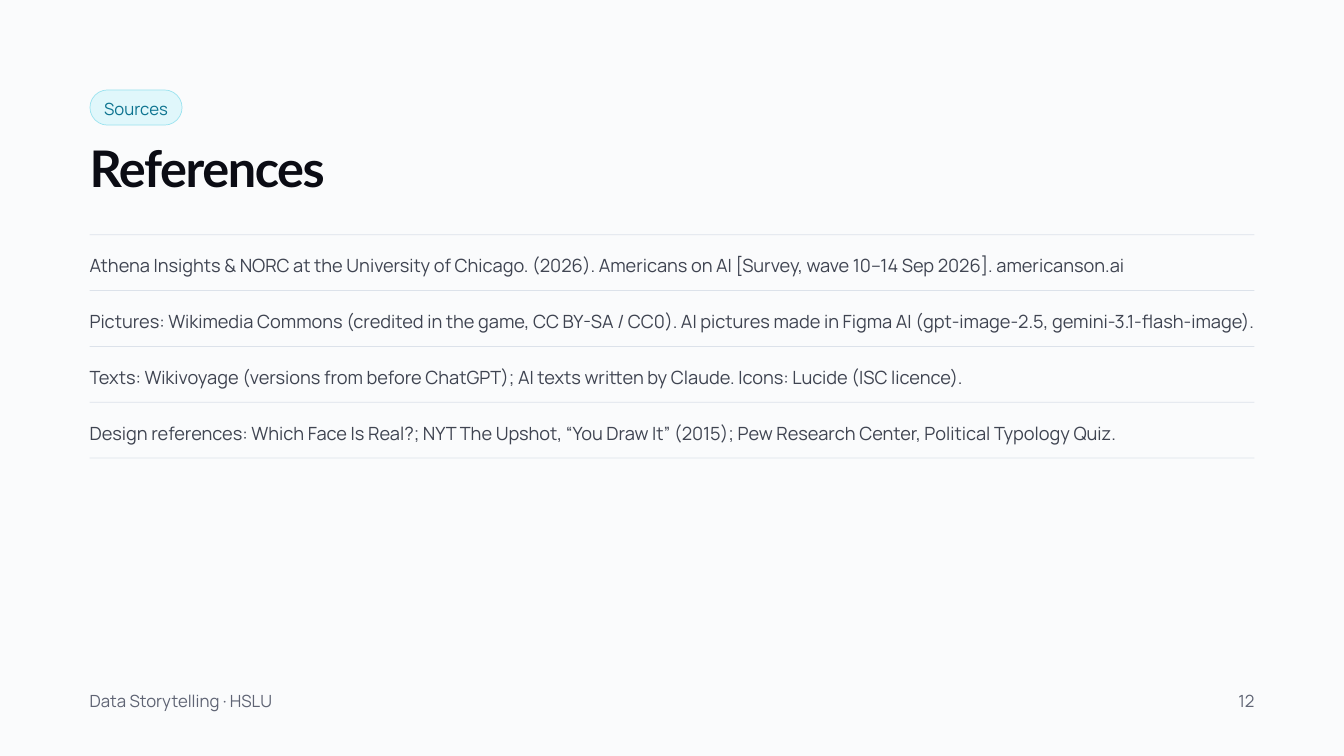
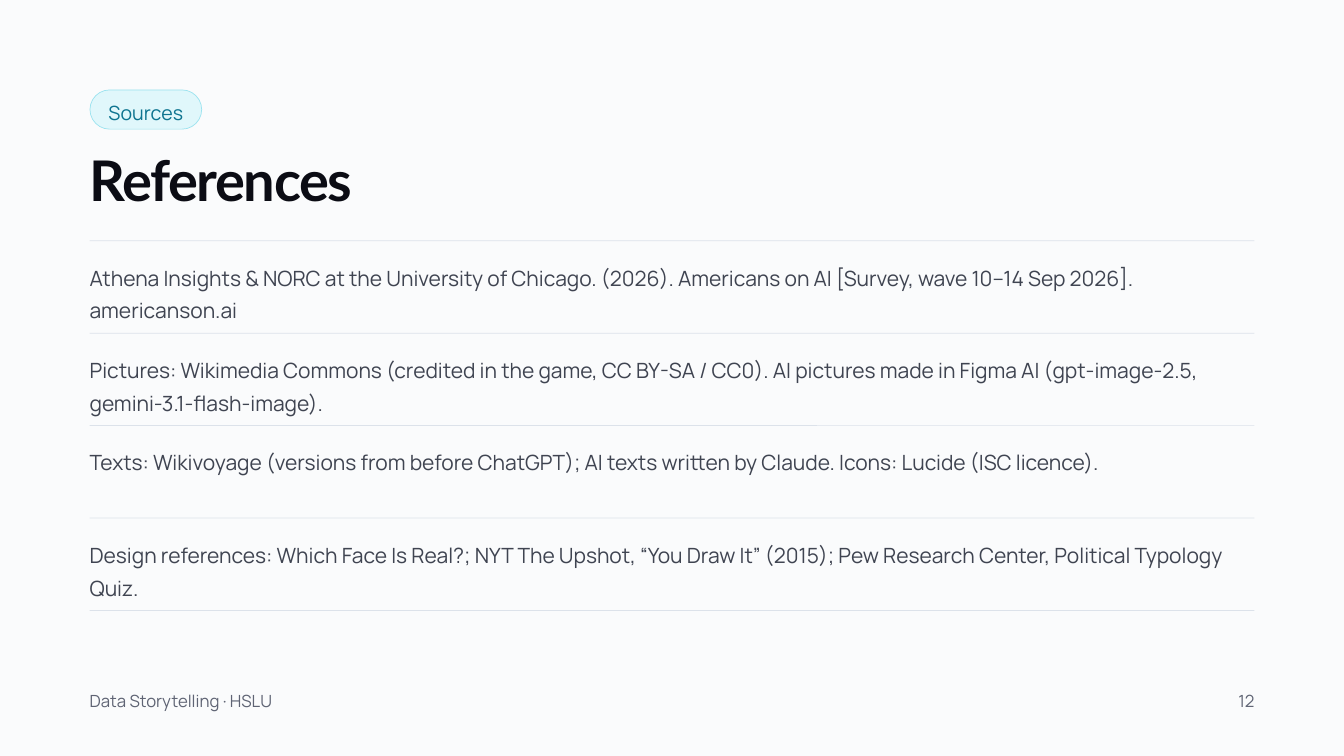
Before and after one commit to AdhurimThaqi/dataset-datastorytelling, a slide deck: slide 12 of Final-presentation/Real-or-AI_final-presentation.pptx. Drawn at 1344x756 pixels with LibreOffice and Linux fonts; fonts in the diff are those of the drawing. Boxes give left, top, right and bottom in pixels: in the first picture for what was removed or moved away, otherwise in the second. Text is boxed around its words. In the diff, an @@ line names an element or a change of style, - is before the commit and + after.

Commit message:
Presentation: bigger type, fuller layout, soft gradient edge
- Text 20-22 pt, titles 40 pt; charts, cards, table and image
  slides fill the slide
- Cover and closing slide: band fades into the white page
- HTML slides updated to match the PPTX/PDF

```diff
--- a/Final-presentation/Real-or-AI_final-presentation.pptx
+++ b/Final-presentation/Real-or-AI_final-presentation.pptx
@@ rounded rectangle "Sources": place and size @@
-rounded rectangle "Sources" at (90, 90, 181, 125)
+rounded rectangle "Sources" at (90, 90, 202, 129)
@@ rounded rectangle "Sources" at (90, 90, 202, 129): size 12 to 14 pt; line spacing 16.8pt to 1.25 @@
@@ title "References" at (90, 160, 353, 202): size 36 to 40 pt; line spacing 41.4pt to 1.1 @@
@@ text "Athena Insights & NORC at ...": place and size @@
-text "Athena Insights & NORC at ..." at (90, 255, 1124, 277)
+text "Athena Insights & NORC at ..." at (90, 267, 1134, 319)
@@ line moved from (90, 235) - (1254, 235) to (90, 241) - (1254, 241) @@
@@ text "Pictures: Wikimedia Commons (credited in ...": place and size @@
-text "Pictures: Wikimedia Commons (credited in ..." at (90, 312, 1254, 333)
+text "Pictures: Wikimedia Commons (credited in ..." at (90, 360, 1198, 417)
@@ line moved from (90, 290) - (1254, 290) to (90, 334) - (1254, 334) @@
@@ text "Texts: Wikivoyage (versions from before ...": place and size @@
-text "Texts: Wikivoyage (versions from before ..." at (90, 368, 962, 389)
+text "Texts: Wikivoyage (versions from before ..." at (90, 452, 1098, 476)
@@ line moved from (90, 347) - (1254, 347) to (90, 425) - (1254, 425) @@
@@ size 13 to 15 pt; line spacing 19.5pt to 1.3 in 4 elements at (90, 267, 1134, 319), (90, 360, 1198, 417), (90, 452, 1098, 476), (90, 545, 1223, 597) @@
@@ text "Design references: Which Face Is ...": place and size @@
-text "Design references: Which Face Is ..." at (90, 424, 1116, 445)
+text "Design references: Which Face Is ..." at (90, 545, 1223, 597)
@@ line moved from (90, 402) - (1254, 402) to (90, 518) - (1254, 518) @@
@@ line moved from (90, 458) - (1254, 458) to (90, 611) - (1254, 611) @@
```
Also in this commit, not shown: 12 other slides changed, 5 other files.
